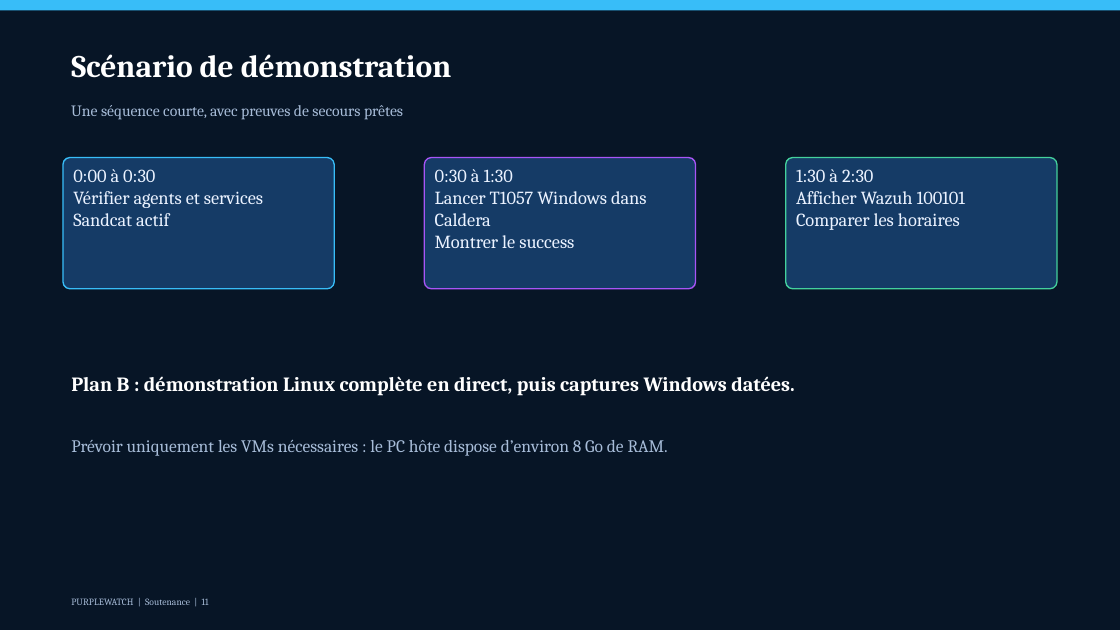
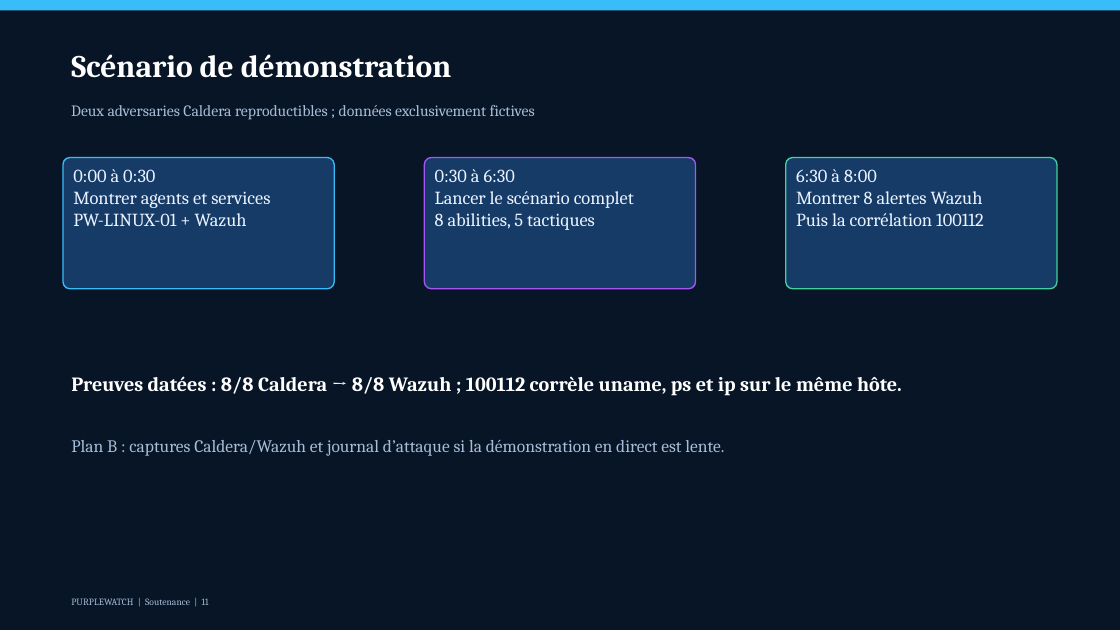
Before and after one commit to kanga-prog/PurpleWatch, a slide deck: slide 11 of presentation/purplewatch-soutenance-20min.pptx. Drawn at 1120x630 pixels with LibreOffice and Linux fonts; fonts in the diff are those of the drawing. Boxes give left, top, right and bottom in pixels: in the first picture for what was removed or moved away, otherwise in the second. Text is boxed around its words. In the diff, an @@ line names an element or a change of style, - is before the commit and + after.

```diff
--- a/presentation/purplewatch-soutenance-20min.pptx
+++ b/presentation/purplewatch-soutenance-20min.pptx
@@ text at [71,105,535,120]: text changed @@
-Une séquence courte, avec preuves de secours prêtes
+Deux adversaries Caldera reproductibles ; données exclusivement fictives
@@ text in rounded rectangle at [73,169,270,226]: text changed @@
-0:00 à 0:30
-Vérifier agents et services
-Sandcat actif
+0:00 à 0:30
+Montrer agents et services
+PW-LINUX-01 + Wazuh
@@ text in rounded rectangle at [435,169,634,230]: text changed @@
-0:30 à 1:30
-Lancer T1057 Windows dans Caldera
-Montrer le success
+0:30 à 6:30
+Lancer le scénario complet
+8 abilities, 5 tactiques
@@ text in rounded rectangle at [796,169,984,226]: text changed @@
-1:30 à 2:30
-Afficher Wazuh 100101
-Comparer les horaires
+6:30 à 8:00
+Montrer 8 alertes Wazuh
+Puis la corrélation 100112
@@ text at [71,376,902,396]: text changed @@
-Plan B : démonstration Linux complète en direct, puis captures Windows datées.
+Preuves datées : 8/8 Caldera → 8/8 Wazuh ; 100112 corrèle uname, ps et ip sur le même hôte.
@@ text at [71,440,724,456]: text changed @@
-Prévoir uniquement les VMs nécessaires : le PC hôte dispose d’environ 8 Go de RAM.
+Plan B : captures Caldera/Wazuh et journal d’attaque si la démonstration en direct est lente.
```
Also in this commit, not shown: 4 other slides changed, 6 other files.
